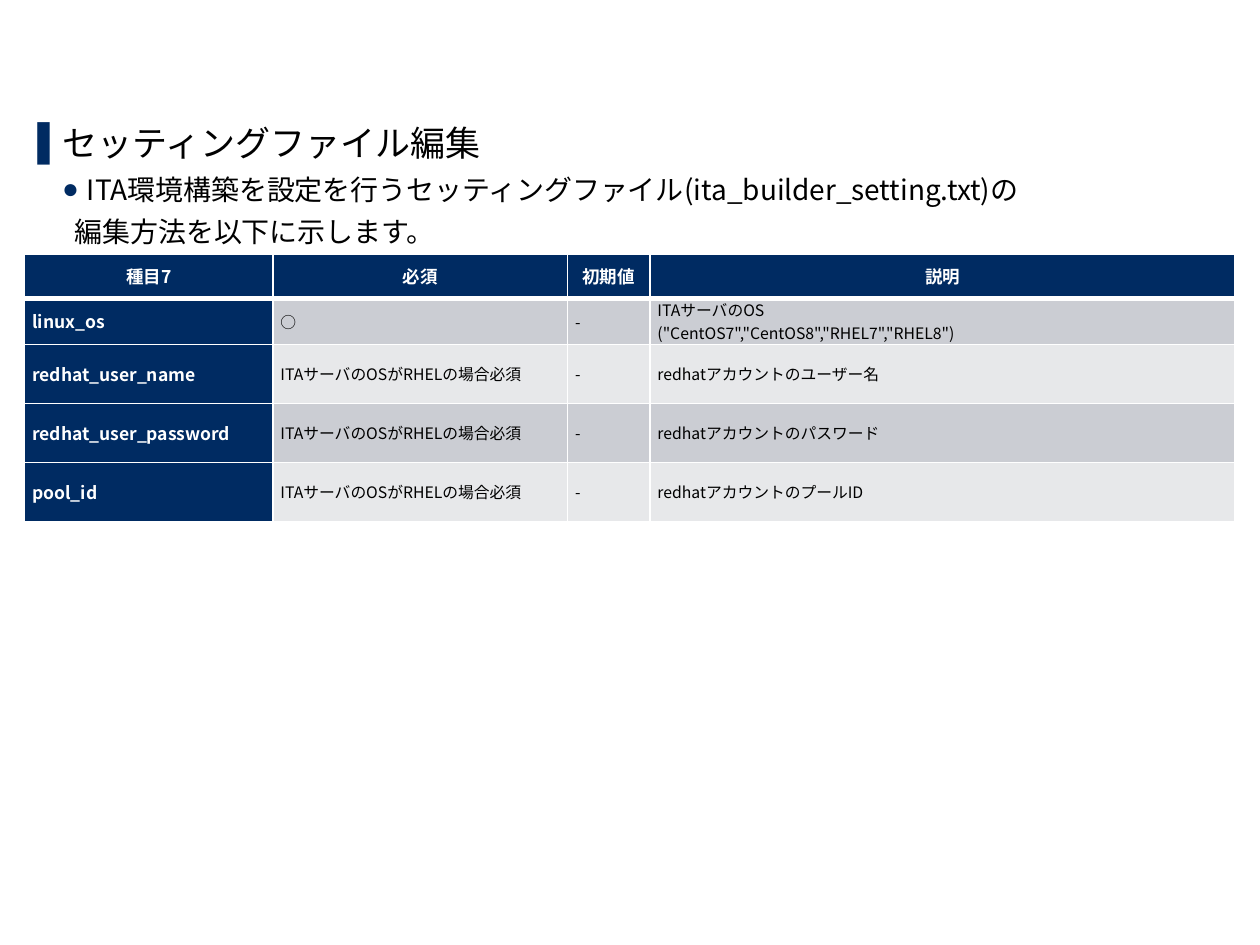
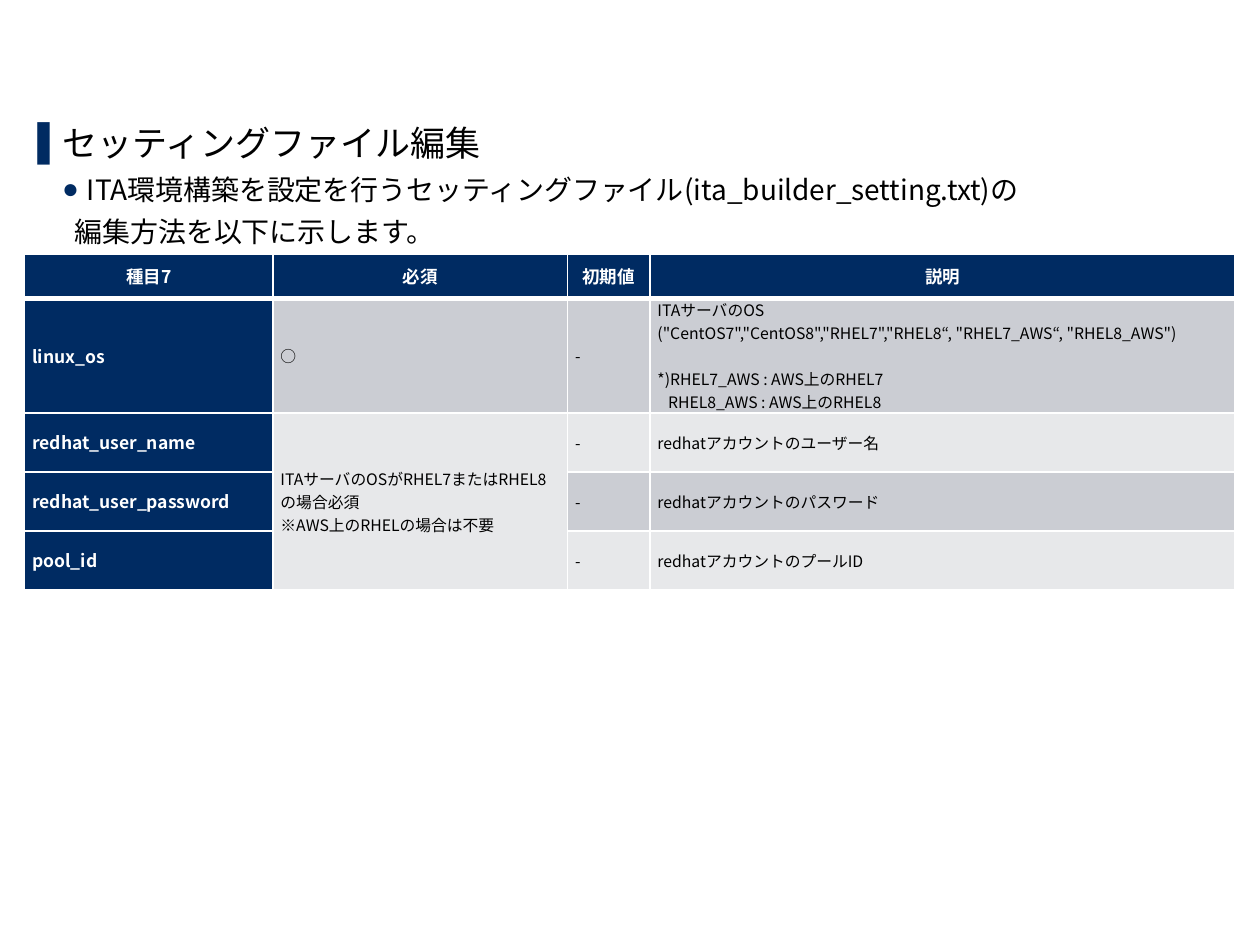
Before and after one commit to exastro-suite/it-automation-docs, a slide deck: slide 14 of asset/Learn_ja/ITA-online-install_ja.pptx. Drawn at 1260x945 pixels with LibreOffice and Linux fonts; fonts in the diff are those of the drawing; background and template pictures are left out. Boxes give left, top, right and bottom in pixels: in the first picture for what was removed or moved away, otherwise in the second. Text is boxed around its words. In the diff, an @@ line names an element or a change of style, - is before the commit and + after.

Commit message:
2020/02/10 20:02:42

```diff
--- a/asset/Learn_ja/ITA-online-install_ja.pptx
+++ b/asset/Learn_ja/ITA-online-install_ja.pptx
@@ table at [25, 255, 1236, 575] @@
@@ row 2, column 4: "ITAサーバのOS / ("CentOS7","CentOS8","RHEL7","RHEL8")" to "ITAサーバのOS / ("CentOS7","CentOS8","RHEL7","RHEL8“, "RHEL7_AWS“, "RHEL8_AWS") / *)RHEL7_AWS : AWS上のRHEL7 / RHEL8_AWS : AWS上のRHEL8" @@
-row 3, column 2: ITAサーバのOSがRHELの場合必須
+row 3, column 2: ITAサーバのOSがRHEL7またはRHEL8の場合必須 / ※AWS上のRHELの場合は不要
-row 4, column 2: ITAサーバのOSがRHELの場合必須
+row 4, column 2: 
-row 5, column 2: ITAサーバのOSがRHELの場合必須
+row 5, column 2: 
```
Also in this commit, not shown: 1 other slide changed.
